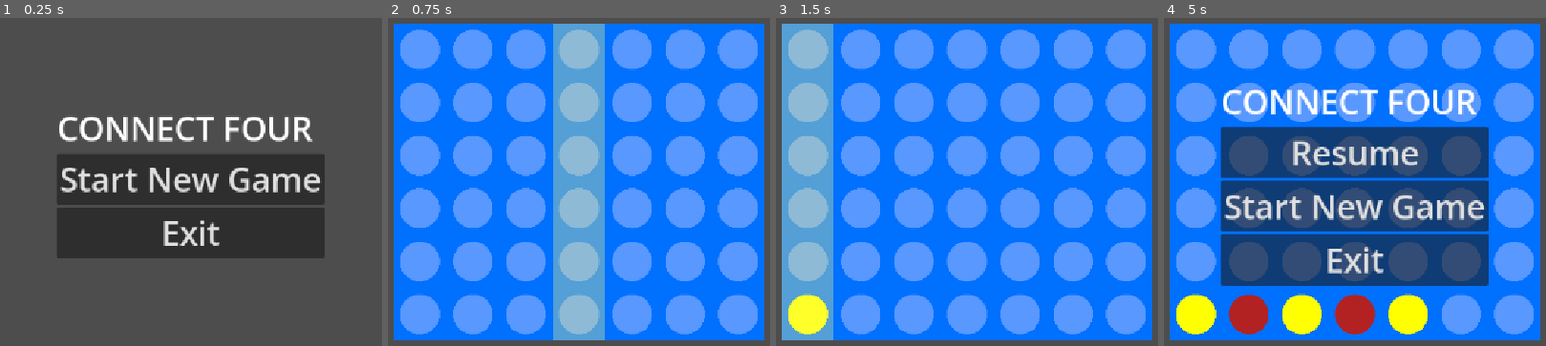
Above: before the commit, frames 1-4 (left to right).
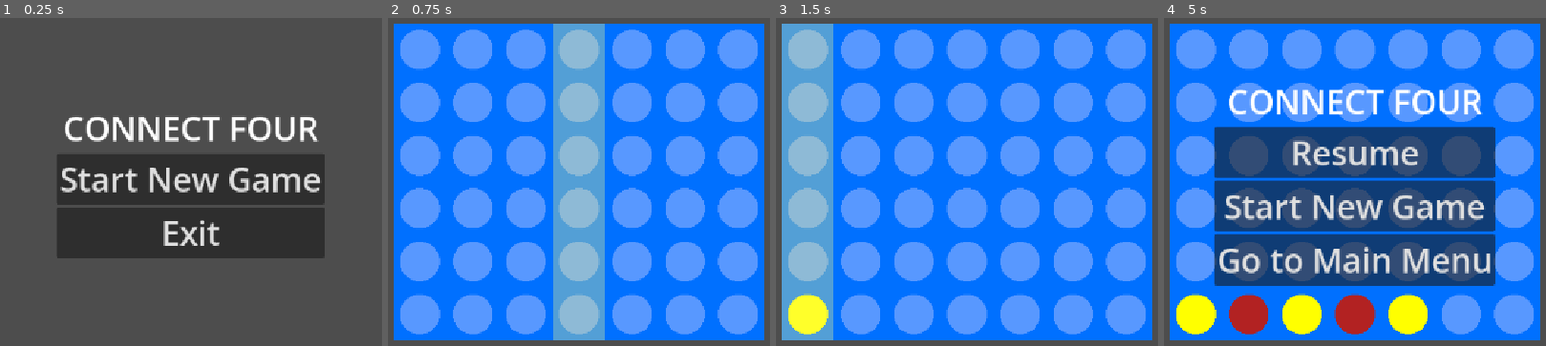
Above: after the commit, the same moments.

Repository: andrecmsousa/connect-four
Game: Godot game, scene res://scenes/main_menu.tscn
Two runs of this game, one before a commit and one after it. Both use one fixed random seed, a clock stepped at 60 frames per second and the inputs below.
Inputs (mouse positions are in pixels of both pictures, inside the frame that each line leads up to):
- Up to frame 1 (0.25 s): no input
- Up to frame 2 (0.75 s): click "Start New Game" at 0.5 s
- Up to frame 3 (1.5 s): tap Enter at 1.25 s; move the mouse to (806, 182) at 1.27 s; click (806, 182) at 1.42 s
- Up to frame 4 (5 s): tap Space at 2, 3.5 s; move the mouse to (1248, 182) at 2.02 s; click (1248, 182) at 2.17 s; tap Enter at 2.75, 4.25 s; move the mouse to (1301, 182) at 2.77 s; click (1301, 182) at 2.92 s; move the mouse to (1355, 182) at 3.52 s; click (1355, 182) at 3.67 s; move the mouse to (1408, 182) at 4.27 s; click (1408, 182) at 4.42 s; tap Escape (ui_cancel) at 4.9 s

The runs differ from the first frame. In frame 1, 3.4% of the frame differs, in the area x 15-84%, y 30-38%; in frame 2, nothing differs; in frame 3, nothing differs; in frame 4, 7.6%, in the area x 13-87%, y 21-82%.

Commit message:
Replace "Exit" with "Main Menu"
Modify the pause and game over menus to now have their last button as "Go to Main Menu" instead of exiting the game directly.

This will be used as a stepping stone to later include other options in the main menu, such as differentiating 2-player games from 1-player (vs a game AI), and potentially saving/loading games.

Diff:
--- a/scenes/game.tscn
+++ b/scenes/game.tscn
@@ -35,9 +35,9 @@
 layout_mode = 2
 text = "Start New Game"
 
-[node name="ExitButton" type="Button" parent="MenuLayer/PauseMenu/MenuPanel/CenterContainer/MenuContainer/ButtonContainer" parent_id_path=PackedInt32Array(913458492, 2055332975) index="2" unique_id=1767888385]
+[node name="MainMenuButton" type="Button" parent="MenuLayer/PauseMenu/MenuPanel/CenterContainer/MenuContainer/ButtonContainer" parent_id_path=PackedInt32Array(913458492, 2055332975) index="2" unique_id=1767888385]
 layout_mode = 2
-text = "Exit"
+text = "Go to Main Menu"
 
 [node name="GameOverMenu" type="Control" parent="MenuLayer" unique_id=1355576670]
 process_mode = 2
@@ -60,15 +60,15 @@
 layout_mode = 2
 text = "Start New Game"
 
-[node name="ExitButton" type="Button" parent="MenuLayer/GameOverMenu/MenuPanel/CenterContainer/MenuContainer/ButtonContainer" parent_id_path=PackedInt32Array(857645054, 2055332975) index="1" unique_id=2079397458]
+[node name="MainMenuButton" type="Button" parent="MenuLayer/GameOverMenu/MenuPanel/CenterContainer/MenuContainer/ButtonContainer" parent_id_path=PackedInt32Array(857645054, 2055332975) index="1" unique_id=2079397458]
 layout_mode = 2
-text = "Exit"
+text = "Go to Main Menu"
 
 [connection signal="pressed" from="MenuLayer/PauseMenu/MenuPanel/CenterContainer/MenuContainer/ButtonContainer/ResumeButton" to="MenuLayer/PauseMenu" method="_on_resume_button_pressed"]
 [connection signal="pressed" from="MenuLayer/PauseMenu/MenuPanel/CenterContainer/MenuContainer/ButtonContainer/StartButton" to="MenuLayer/PauseMenu" method="_on_start_button_pressed"]
-[connection signal="pressed" from="MenuLayer/PauseMenu/MenuPanel/CenterContainer/MenuContainer/ButtonContainer/ExitButton" to="MenuLayer/PauseMenu" method="_on_exit_button_pressed"]
+[connection signal="pressed" from="MenuLayer/PauseMenu/MenuPanel/CenterContainer/MenuContainer/ButtonContainer/MainMenuButton" to="MenuLayer/PauseMenu" method="_on_main_menu_button_pressed"]
 [connection signal="pressed" from="MenuLayer/GameOverMenu/MenuPanel/CenterContainer/MenuContainer/ButtonContainer/StartButton" to="MenuLayer/GameOverMenu" method="_on_start_button_pressed"]
-[connection signal="pressed" from="MenuLayer/GameOverMenu/MenuPanel/CenterContainer/MenuContainer/ButtonContainer/ExitButton" to="MenuLayer/GameOverMenu" method="_on_exit_button_pressed"]
+[connection signal="pressed" from="MenuLayer/GameOverMenu/MenuPanel/CenterContainer/MenuContainer/ButtonContainer/MainMenuButton" to="MenuLayer/GameOverMenu" method="_on_main_menu_button_pressed"]
 
 [editable path="MenuLayer/PauseMenu/MenuPanel"]
 [editable path="MenuLayer/GameOverMenu/MenuPanel"]
--- a/scenes/main_menu.tscn
+++ b/scenes/main_menu.tscn
@@ -1,7 +1,6 @@
 [gd_scene format=3 uid="uid://0adsgnd5crmi"]
 
 [ext_resource type="Script" uid="uid://dht0yike81o12" path="res://scripts/main_menu.gd" id="1_l6cm7"]
-[ext_resource type="PackedScene" uid="uid://blqpdglron6af" path="res://scenes/game.tscn" id="2_ekxnf"]
 [ext_resource type="PackedScene" uid="uid://5arxs3jwb6ni" path="res://scenes/ui/menu_panel.tscn" id="4_wu84c"]
 
 [node name="MainMenu" type="Control" unique_id=679803472]
@@ -12,7 +11,6 @@
 grow_horizontal = 2
 grow_vertical = 2
 script = ExtResource("1_l6cm7")
-game_scene = ExtResource("2_ekxnf")
 
 [node name="MenuPanel" parent="." unique_id=913458492 instance=ExtResource("4_wu84c")]
 layout_mode = 1
--- a/scenes/ui/menu_panel.tscn
+++ b/scenes/ui/menu_panel.tscn
@@ -25,6 +25,7 @@
 [node name="Title" type="Label" parent="CenterContainer/MenuContainer" unique_id=1758190858]
 layout_mode = 2
 text = "CONNECT FOUR"
+horizontal_alignment = 1
 
 [node name="ButtonContainer" type="VBoxContainer" parent="CenterContainer/MenuContainer" unique_id=2055332975]
 layout_mode = 2
--- a/scripts/game.gd
+++ b/scripts/game.gd
@@ -3,6 +3,8 @@
 @onready var pause_menu = $MenuLayer/PauseMenu
 @onready var game_over_menu = $MenuLayer/GameOverMenu
 @onready var game_board = $Board
+
+const MAIN_MENU_SCENE_PATH := "res://scenes/main_menu.tscn"
 
 func pause_game() -> void:
 	pause_menu.show()
@@ -20,15 +22,16 @@
 	game_over_menu.show_result(result)
 	get_tree().paused = true
 
-func exit_game() -> void:
-	get_tree().quit()
+func go_to_main_menu() -> void:
+	get_tree().paused = false
+	get_tree().change_scene_to_file(MAIN_MENU_SCENE_PATH)
 
 func _ready() -> void:
 	pause_menu.resume_pressed.connect(resume_game)
 	pause_menu.new_game_pressed.connect(start_new_game)
-	pause_menu.exit_pressed.connect(exit_game)
+	pause_menu.main_menu_pressed.connect(go_to_main_menu)
 	game_over_menu.new_game_pressed.connect(start_new_game)
-	game_over_menu.exit_pressed.connect(exit_game)
+	game_over_menu.main_menu_pressed.connect(go_to_main_menu)
 	game_board.game_over.connect(game_over)
 	pause_menu.hide()
 	game_over_menu.hide()
--- a/scripts/game_over_menu.gd
+++ b/scripts/game_over_menu.gd
@@ -1,7 +1,7 @@
 extends Control
 
 signal new_game_pressed
-signal exit_pressed
+signal main_menu_pressed
 
 func show_result(result_text: String) -> void:
 	$MenuPanel/CenterContainer/MenuContainer/Result.text = result_text
@@ -10,5 +10,5 @@
 func _on_start_button_pressed() -> void:
 	new_game_pressed.emit()
 
-func _on_exit_button_pressed() -> void:
-	exit_pressed.emit()
+func _on_main_menu_button_pressed() -> void:
+	main_menu_pressed.emit()
--- a/scripts/main_menu.gd
+++ b/scripts/main_menu.gd
@@ -1,9 +1,9 @@
 extends Control
 
-@export var game_scene: PackedScene
+const GAME_SCENE_PATH = "res://scenes/game.tscn"
 
 func _on_start_button_pressed() -> void:
-	get_tree().change_scene_to_packed(game_scene)
+	get_tree().change_scene_to_file(GAME_SCENE_PATH)
 
 func _on_exit_button_pressed() -> void:
 	get_tree().quit()
--- a/scripts/pause_menu.gd
+++ b/scripts/pause_menu.gd
@@ -2,7 +2,7 @@
 
 signal resume_pressed
 signal new_game_pressed
-signal exit_pressed
+signal main_menu_pressed
 
 func _on_resume_button_pressed() -> void:
 	resume_pressed.emit()
@@ -10,5 +10,5 @@
 func _on_start_button_pressed() -> void:
 	new_game_pressed.emit()
 
-func _on_exit_button_pressed() -> void:
-	exit_pressed.emit()
+func _on_main_menu_button_pressed() -> void:
+	main_menu_pressed.emit()
